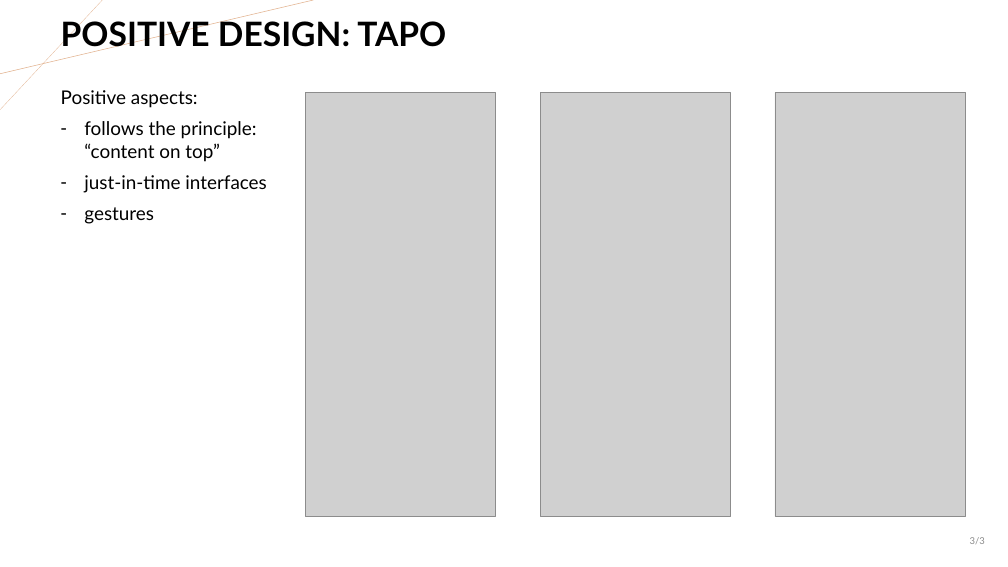
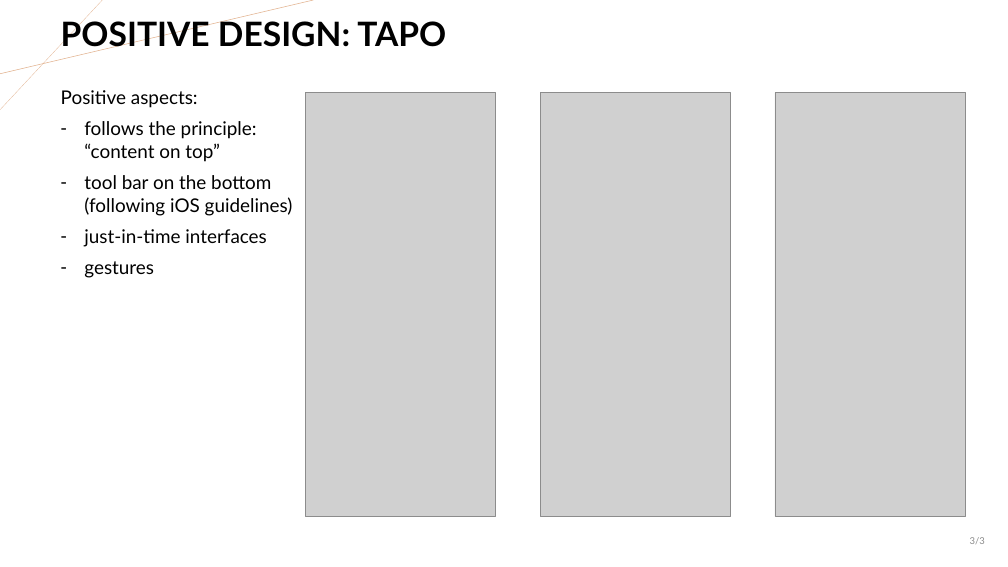
Before and after one commit to MikeIsBack/UniPD-MSc-Computer-Science-courses, a slide deck: slide 3 of Mobile Programming and Multimedia/Exercises/2023-2024/Exercise-2/Amista_Sanson_Mobile_Design.pptx. Drawn at 1008x567 pixels with LibreOffice and Linux fonts; fonts in the diff are those of the drawing; grey boxes stand for pictures. Boxes give left, top, right and bottom in pixels: in the first picture for what was removed or moved away, otherwise in the second. Text is boxed around its words. In the diff, an @@ line names an element or a change of style, - is before the commit and + after.

```diff
--- a/Mobile Programming and Multimedia/Exercises/2023-2024/Exercise-2/Amista_Sanson_Mobile_Design.pptx
+++ b/Mobile Programming and Multimedia/Exercises/2023-2024/Exercise-2/Amista_Sanson_Mobile_Design.pptx
@@ text at bbox=[84, 175, 293, 216]: paragraph added @@
+– tool bar on the bottom (following iOS guidelines)
```
Also in this commit, not shown: 2 other files.
